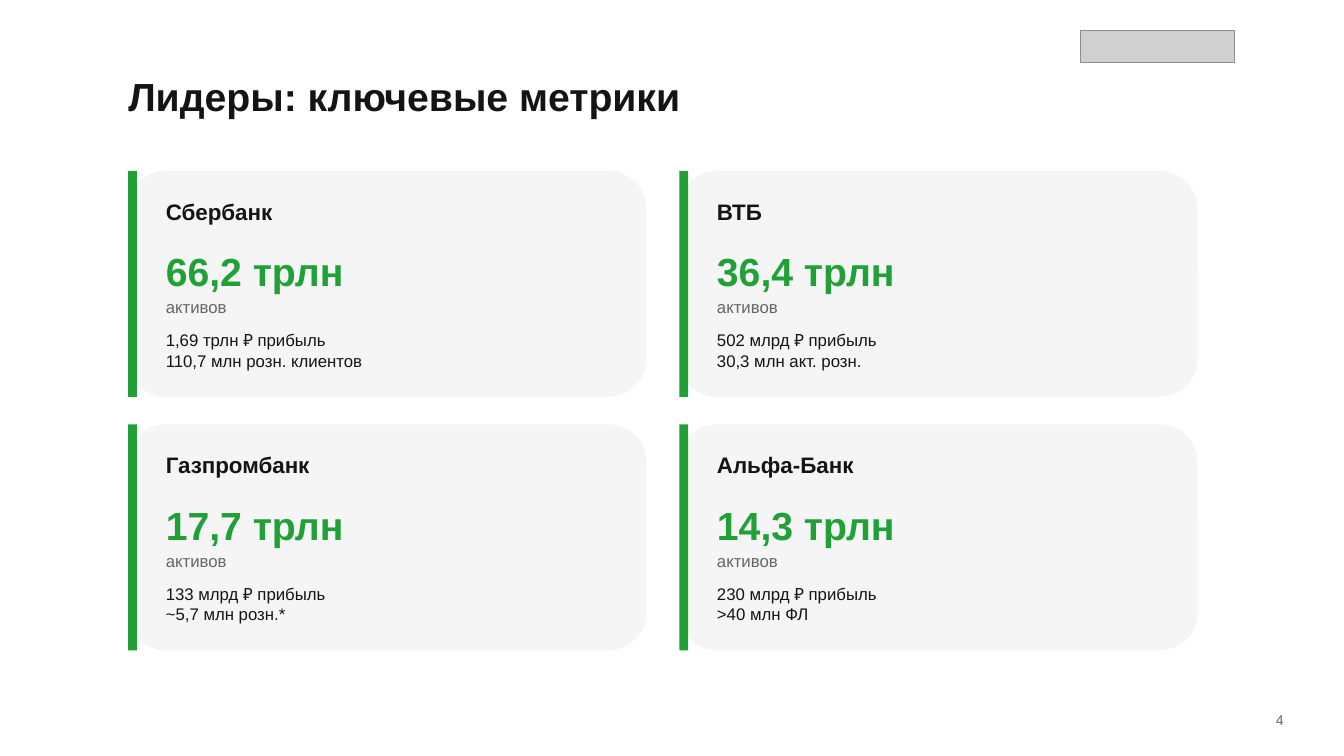
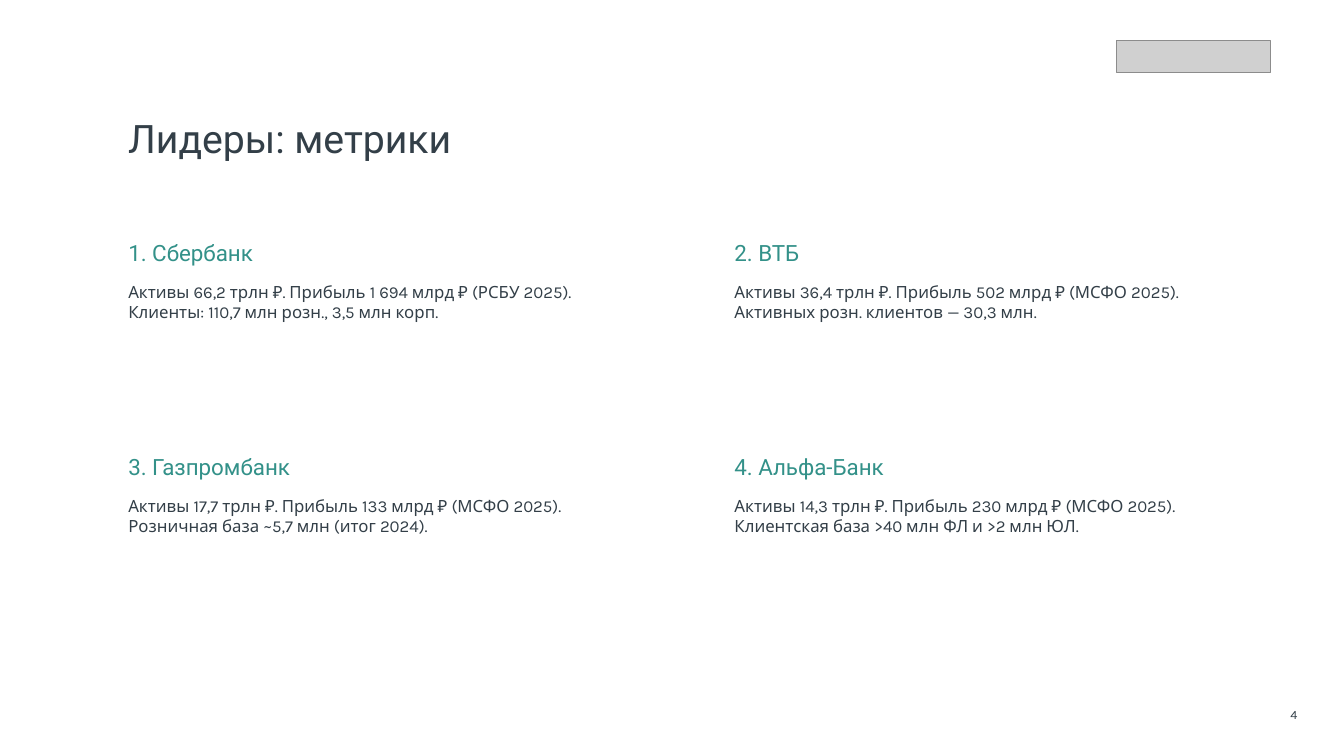
Before and after one commit to korowood/russian-banks-api-research, a slide deck: slide 4 of russian-banks-api-research.pptx. Drawn at 1344x756 pixels with LibreOffice and Linux fonts; fonts in the diff are those of the drawing; grey boxes stand for pictures; background and template pictures are left out. Boxes give left, top, right and bottom in pixels: in the first picture for what was removed or moved away, otherwise in the second. Text is boxed around its words. In the diff, an @@ line names an element or a change of style, - is before the commit and + after.

Commit message:
docs: rebuild presentation from actual Sber CIB template slides
Clone cover, section, table, 4-column and accents layouts; replace text only.

```diff
--- a/russian-banks-api-research.pptx
+++ b/russian-banks-api-research.pptx
@@ picture: place and size @@
-picture at [1081,31,1235,64]
+picture at [1117,40,1271,72]
@@ text at [128,125,451,161]: text changed; font Arial to Roboto; text colour #141414 to #333F48; bold off @@
-Лидеры: ключевые метрики
+Лидеры: метрики
@@ rounded rectangle removed at [128,171,646,397] @@
@@ rectangle removed at [128,171,137,397] @@
@@ rounded rectangle removed at [680,171,1198,397] @@
@@ rectangle removed at [680,171,689,397] @@
@@ text at [128,244,253,266]: text changed; font Arial to Roboto; text colour #141414 to #339189; bold off @@
-Сбербанк
+1. Сбербанк
@@ text removed at [166,258,344,294] @@
-66,2 трлн
@@ text removed at [717,258,895,294] @@
-36,4 трлн
@@ text at [734,245,799,261]: text changed; font Arial to Roboto; text colour #141414 to #339189; bold off @@
-ВТБ
+2. ВТБ
@@ text at [128,285,572,322]: text changed; font Arial to Karla; text colour #141414 to #333F48 @@
-1,69 трлн ₽ прибыль
-110,7 млн розн. клиентов
+Активы 66,2 трлн ₽. Прибыль 1 694 млрд ₽ (РСБУ 2025). Клиенты: 110,7 млн розн., 3,5 млн корп.
@@ text at [734,285,1179,322]: text changed; font Arial to Karla; text colour #141414 to #333F48 @@
-502 млрд ₽ прибыль
-30,3 млн акт. розн.
+Активы 36,4 трлн ₽. Прибыль 502 млрд ₽ (МСФО 2025). Активных розн. клиентов — 30,3 млн.
@@ text removed at [166,304,227,313] @@
-активов
@@ text removed at [717,304,778,313] @@
-активов
@@ rounded rectangle removed at [128,424,646,650] @@
@@ rectangle removed at [128,424,137,650] @@
@@ rounded rectangle removed at [680,424,1198,650] @@
@@ rectangle removed at [680,424,689,650] @@
@@ text at [128,458,290,480]: text changed; font Arial to Roboto; text colour #141414 to #339189; bold off @@
-Газпромбанк
+3. Газпромбанк
@@ text at [734,458,883,480]: text changed; font Arial to Roboto; text colour #141414 to #339189; bold off @@
-Альфа-Банк
+4. Альфа-Банк
@@ text at [128,499,562,534]: text changed; font Arial to Karla; text colour #141414 to #333F48 @@
-133 млрд ₽ прибыль
-~5,7 млн розн.*
+Активы 17,7 трлн ₽. Прибыль 133 млрд ₽ (МСФО 2025). Розничная база ~5,7 млн (итог 2024).
@@ text at [734,499,1176,532]: text changed; font Arial to Karla; text colour #141414 to #333F48 @@
-230 млрд ₽ прибыль
->40 млн ФЛ
+Активы 14,3 трлн ₽. Прибыль 230 млрд ₽ (МСФО 2025). Клиентская база >40 млн ФЛ и >2 млн ЮЛ.
@@ text removed at [166,513,344,548] @@
-17,7 трлн
@@ text removed at [717,512,895,548] @@
-14,3 трлн
@@ text removed at [166,558,227,567] @@
-активов
@@ text removed at [717,558,778,567] @@
-активов
@@ text "4": place and size @@
-text "4" at [1276,715,1284,725]
+text "4" at [1290,711,1297,719]
@@ text "4" at [1290,711,1297,719]: size 10 to 9 pt, font Arial to Karla, text colour #666666 to #333F48; alignment left to centre; vertical alignment top to middle @@
```
Also in this commit, not shown: 6 other slides changed, 3 slides added, 3 slides removed, 1 other file.
